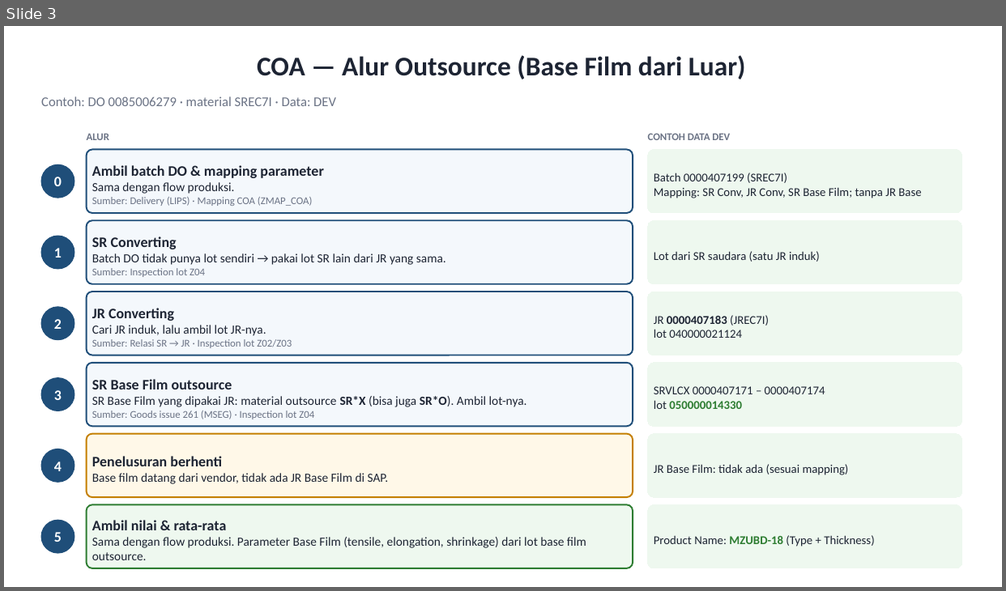
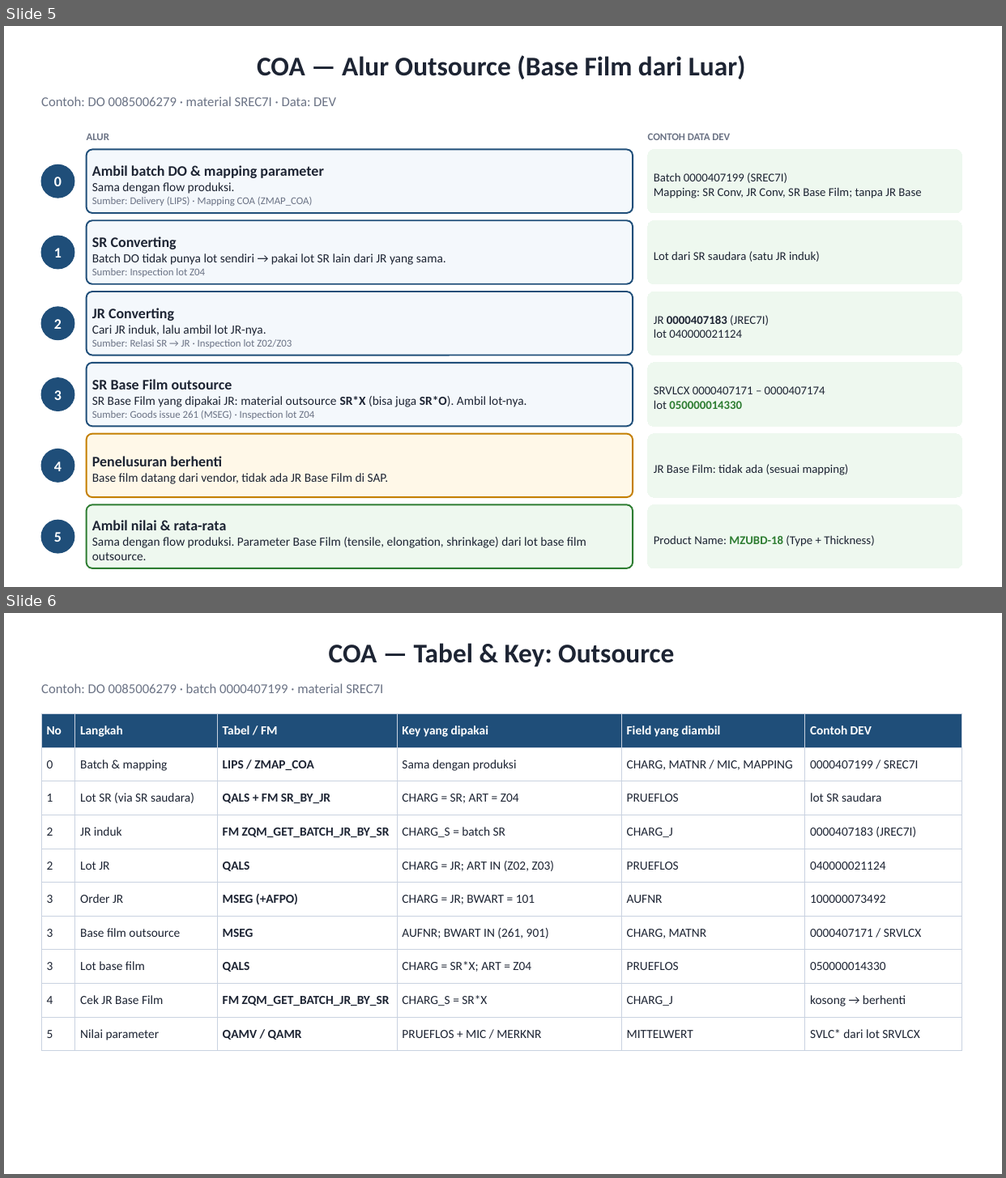
Before and after one commit to bud1purwanto/SAP-Project, a slide deck: ABAP/subproject/COA/docs/flow_internal/COA_Alur_Internal.pptx. Shown one above the other, each under a label of ours: slide 3 before the commit, slides 5 and 6 after it. The pictures are 1006x591 and 1006x1178 pixels, drawn with LibreOffice and Linux fonts; fonts in the diff are those of the drawing. Boxes give left, top, right and bottom in pixels: in the first picture for what was removed or moved away, otherwise in the second. Text is boxed around its words. In the diff, an @@ line names an element or a change of style, - is before the commit and + after.

```diff
--- a/ABAP/subproject/COA/docs/flow_internal/COA_Alur_Internal.pptx
+++ b/ABAP/subproject/COA/docs/flow_internal/COA_Alur_Internal.pptx
@@ slide 6 added at [4, 613, 1002, 1174], background #FFFFFF @@
@@ title added at [329, 643, 674, 667], 26 pt, text #1D2433, bold @@
+COA — Tabel & Key: Outsource
@@ text added at [41, 683, 383, 693], 13 pt, text #6B7385 @@
+Contoh: DO 0085006279 · batch 0000407199 · material SREC7I
@@ table added at [41, 714, 962, 1044], 10 rows, 6 columns @@
+No | Langkah | Tabel / FM | Key yang dipakai | Field yang diambil | Contoh DEV
+0 | Batch & mapping | LIPS / ZMAP_COA | Sama dengan produksi | CHARG, MATNR / MIC, MAPPING | 0000407199 / SREC7I
+1 | Lot SR (via SR saudara) | QALS + FM SR_BY_JR | CHARG = SR; ART = Z04 | PRUEFLOS | lot SR saudara
+2 | JR induk | FM ZQM_GET_BATCH_JR_BY_SR | CHARG_S = batch SR | CHARG_J | 0000407183 (JREC7I)
+2 | Lot JR | QALS | CHARG = JR; ART IN (Z02, Z03) | PRUEFLOS | 040000021124
+3 | Order JR | MSEG (+AFPO) | CHARG = JR; BWART = 101 | AUFNR | 100000073492
+3 | Base film outsource | MSEG | AUFNR; BWART IN (261, 901) | CHARG, MATNR | 0000407171 / SRVLCX
+3 | Lot base film | QALS | CHARG = SR*X; ART = Z04 | PRUEFLOS | 050000014330
+4 | Cek JR Base Film | FM ZQM_GET_BATCH_JR_BY_SR | CHARG_S = SR*X | CHARG_J | kosong → berhenti
+5 | Nilai parameter | QAMV / QAMR | PRUEFLOS + MIC / MERKNR | MITTELWERT | SVLC* dari lot SRVLCX
@@ what was slide 3 is now slide 5 @@
```
Also in this commit, not shown: 4 other slides added, 23 other files.
